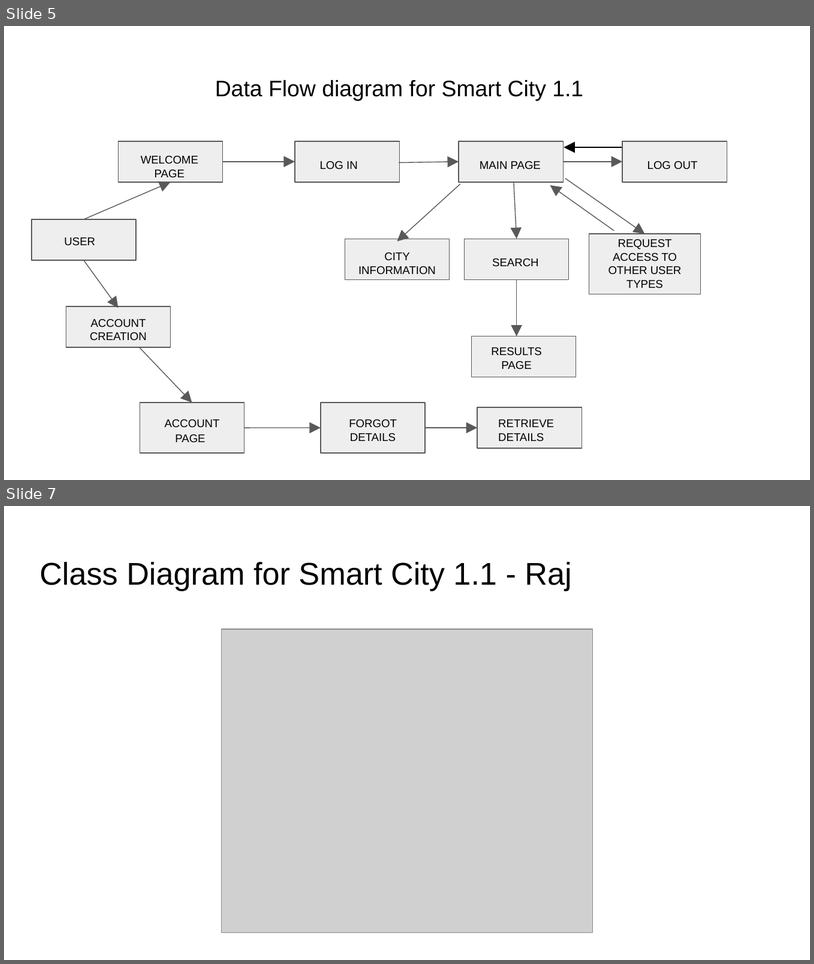
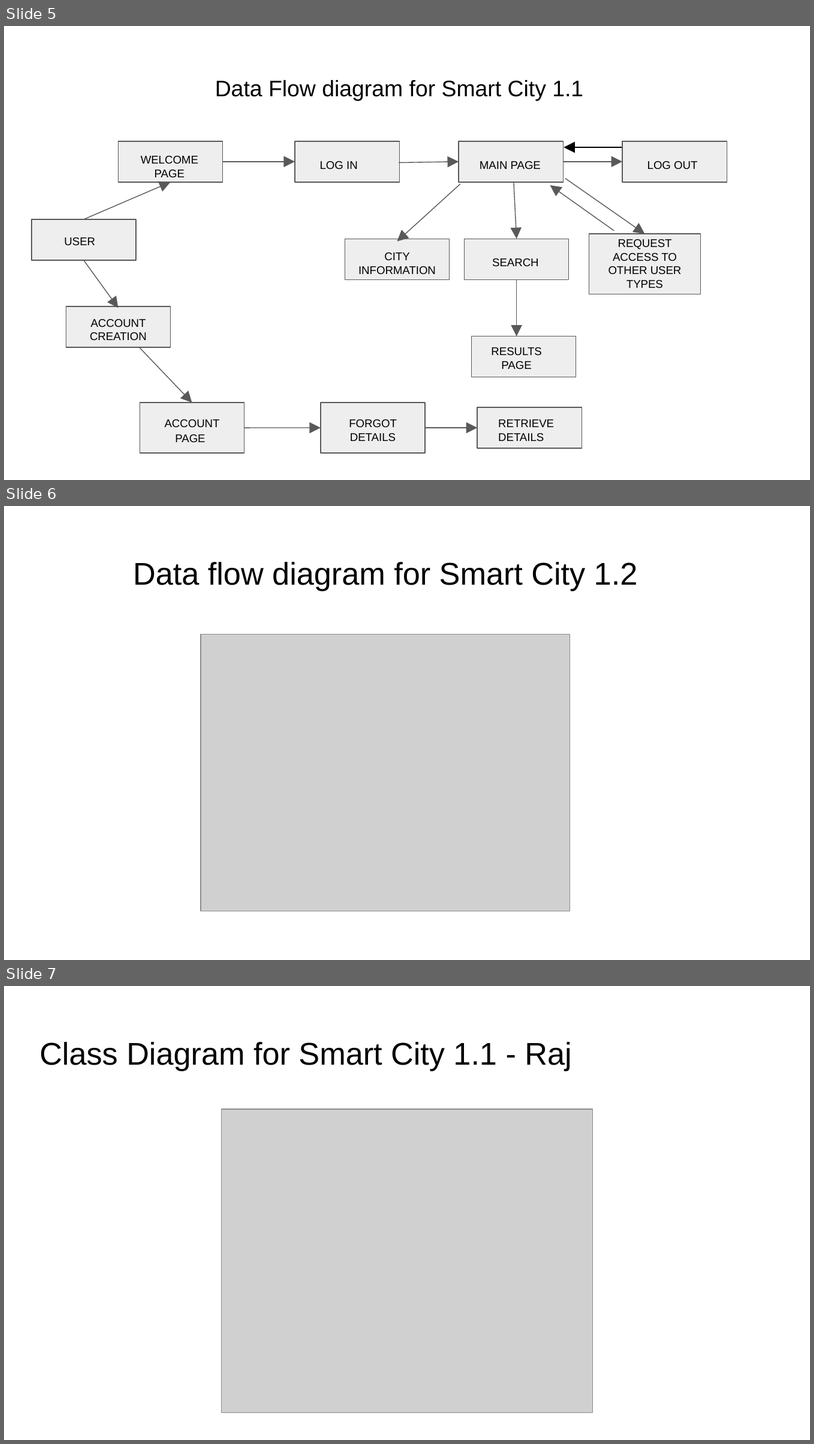
Before and after one commit to n9400419/IFB299, a slide deck: Sprint 1 & 2 artefacts.pptx. Shown one above the other, each under a label of ours: slides 5 and 7 before the commit, slides 5, 6 and 7 after it; the slides between them are not shown. The pictures are 814x964 and 814x1444 pixels, drawn with LibreOffice and Linux fonts; fonts in the diff are those of the drawing; grey boxes stand for pictures. Boxes give left, top, right and bottom in pixels: in the first picture for what was removed or moved away, otherwise in the second. Text is boxed around its words. In the diff, an @@ line names an element or a change of style, - is before the commit and + after.

```diff
--- a/Sprint 1 & 2 artefacts.pptx
+++ b/Sprint 1 & 2 artefacts.pptx
@@ slide 6 added at (4,506,810,960), background #FFFFFF @@
@@ title added at (133,562,638,591), 28 pt, text #000000 @@
+Data flow diagram for Smart City 1.2
@@ picture added at (201,634,570,911) @@
```
Also in this commit, not shown: 1 slide removed.
